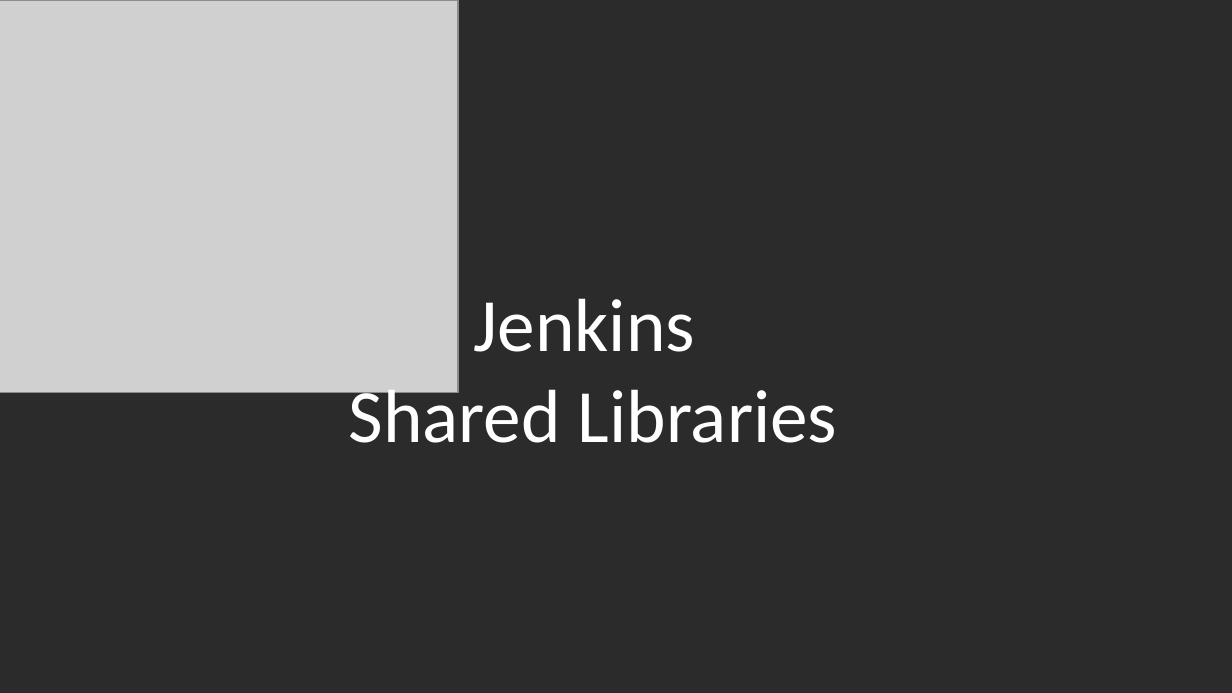
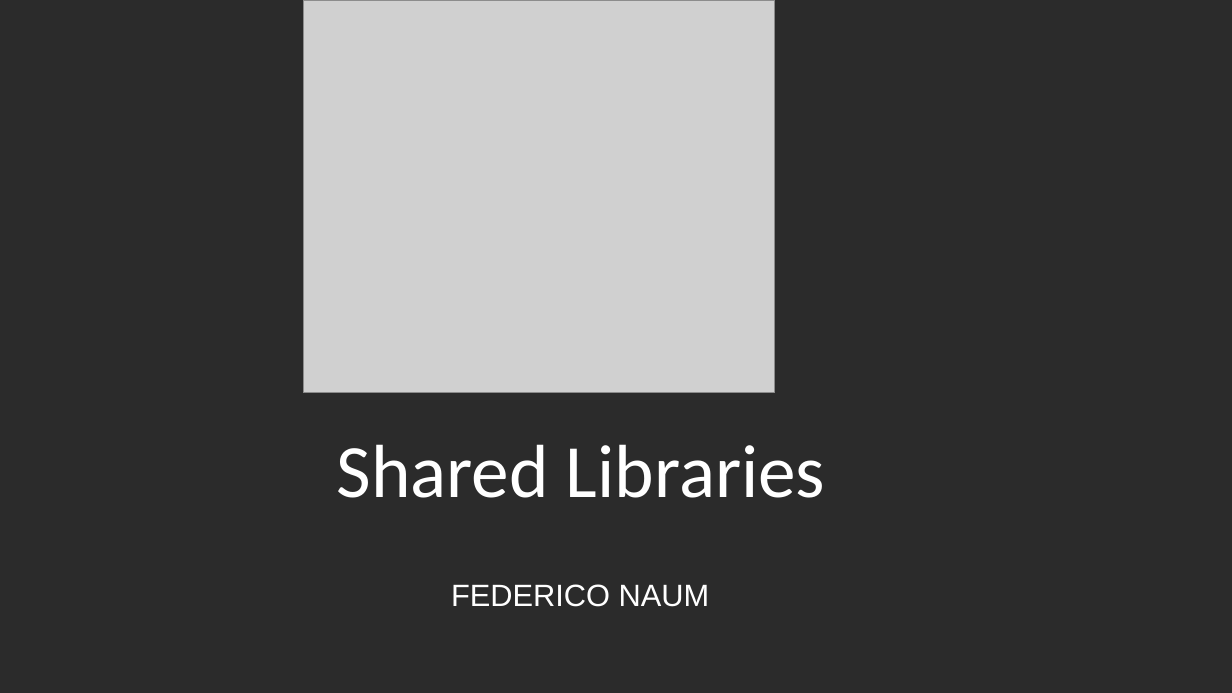
Before and after one commit to AnimalLogic/jenkins_pipeline, a slide deck: slide 1 of SharedPipelinePresentation.pptx. Drawn at 1232x693 pixels with LibreOffice and Linux fonts; fonts in the diff are those of the drawing; grey boxes stand for pictures; background and template pictures are left out; a plain dark background stands for a picture behind light text. Boxes give left, top, right and bottom in pixels: in the first picture for what was removed or moved away, otherwise in the second. Text is boxed around its words. In the diff, an @@ line names an element or a change of style, - is before the commit and + after.

Commit message:
Add background Images

```diff
--- a/SharedPipelinePresentation.pptx
+++ b/SharedPipelinePresentation.pptx
@@ picture resized from (x1=0, y1=0, x2=458, y2=393) to (x1=303, y1=0, x2=775, y2=393) @@
@@ text at (x1=474, y1=298, x2=695, y2=352): paragraph removed @@
-Jenkins
@@ text "Shared Libraries" moved from (x1=348, y1=298, x2=837, y2=443) to (x1=337, y1=444, x2=825, y2=498) @@
@@ text added at (x1=451, y1=584, x2=710, y2=607), 18 pt, text #FFFFFF @@
+FEDERICO NAUM
```
Also in this commit, not shown: 3 other slides changed, 3 slides added.
